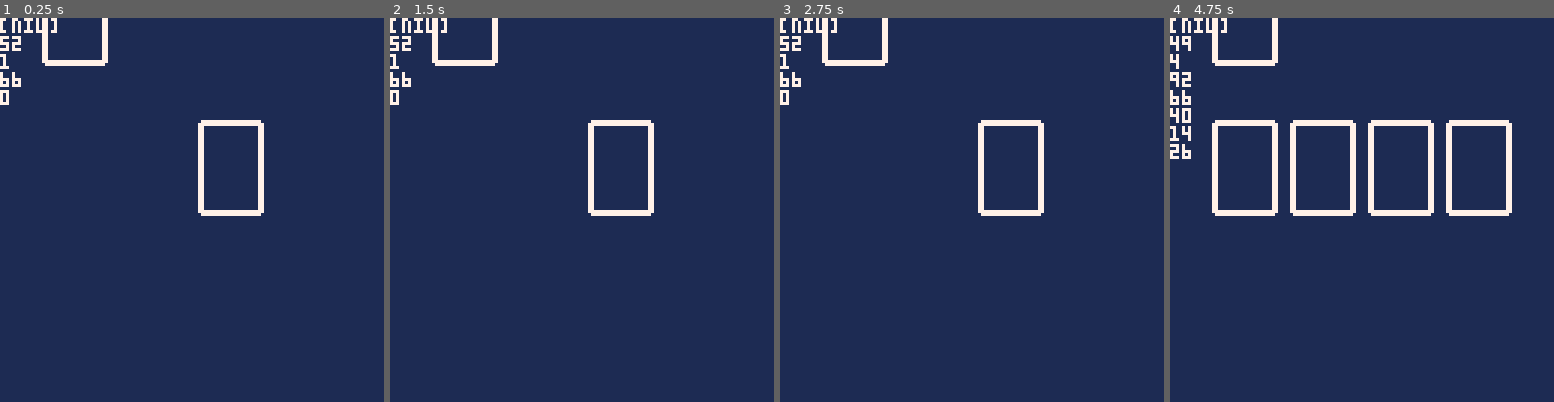
Above: before the commit, frames 1-4 (left to right).
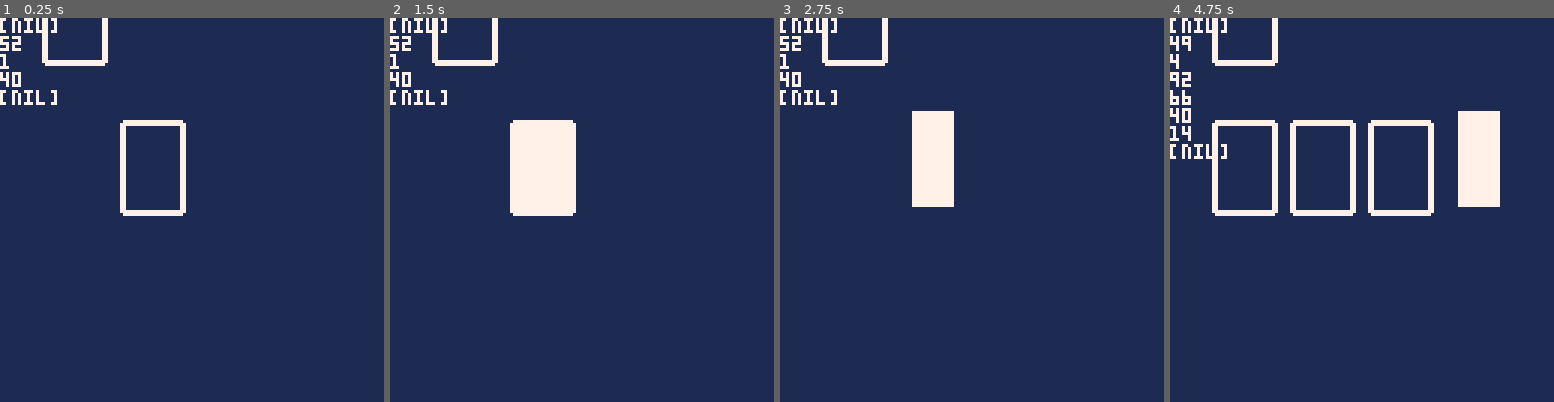
Above: after the commit, the same moments.

Repository: shen-sat/scoundrel
Game: PICO-8 cartridge game.p8
The game is run twice, just before and just after one commit, with the same random seed, the same clock (stepped at 60 frames per second) and the same inputs.
Inputs:
- Up to frame 1 (0.25 s): no input
- Up to frame 2 (1.5 s): tap O (Z key) at 0.7 s
- Up to frame 3 (2.75 s): tap O (Z key) at 1.7, 2.1, 2.5 s
- Up to frame 4 (4.75 s): tap O (Z key) every 0.4 s from 2.9 to 4.5 s; hold Left 3.08-3.58 s

The runs differ from the first frame. In frame 1, 2.7% of the frame differs, in the area x 0-69%, y 14-52%; in frame 2, 5.8%; in frame 3, 4.2%; in frame 4, 3.8%.

Commit message:
Press z to flip one card

Diff:
--- a/create_card.lua
+++ b/create_card.lua
@@ -10,12 +10,15 @@
     state_change_time = 0,
     update = function(self)
       local current_animation = self:animations()[self.state]
-      local frame_index = get_frame_index(current_animation,self.state_change_time,time)
+      local frame_index = get_frame_index(current_animation,self.state_change_time,current_time)
 
       if frame_index == self.frame_index then return end
 
       if frame_index > #current_animation:frames() then
-        self:set_state()
+        if self.state == 'flip' then self.facedown = (not self.facedown) end
+
+        self:set_state('idle')
+
       else
         self:set_frame_index(frame_index)
       end
@@ -30,7 +33,7 @@
       if new_state == self.state then return end
 
       self.frame_index = 1
-      self.state_change_time = time
+      self.state_change_time = current_time
 
       if new_state then
         self.state = new_state
@@ -65,6 +68,23 @@
             return { self.frame_1 }
           end,
           speed = 10,
+          loop = true,
+        },
+        flip = {
+          frame_1 = function()
+            rectfill(parent_x + 4,parent_y - 3,parent_x + (109 - 92),parent_y + (62 - 34),7)
+            rectfill(parent_x + (97 - 92),parent_y - 1,parent_x + (108 - 92),parent_y + (60 - 34),1)
+          end,
+          frame_2 = function()
+            rectfill(parent_x + (102 - 92),parent_y - 6,parent_x + (103 - 92),parent_y + (59 - 34),7)
+          end,
+          frame_3 = function()
+            rectfill(parent_x + 4,parent_y - 3,parent_x + (109 - 92),parent_y + (62 - 34),7)
+          end,
+          frames = function(self)
+            return { self.frame_1, self.frame_2, self.frame_3 }
+          end,
+          speed = 3,
           loop = false,
         }
       }
--- a/create_context.lua
+++ b/create_context.lua
@@ -4,8 +4,12 @@
     state = idle,
     y = y,
     x_points = {92,66,40,14},
-    cards = {create_card(66,y,'foo','bar')},
+    cards = {create_card(40,y,'foo','bar')},
     update = function(self)
+      for card in all(self.cards) do
+        card:update()
+      end
+
       if self:is_complete() then self:set_state('idle') end
 
       if self.state == 'deal' then self:deal() end
@@ -27,7 +31,6 @@
       return (result and self:is_full())
     end,
     deal = function(self)
-      counter += 1
       for i=1, #self.cards do
         local card_x = self.cards[i].x + flr(self.move_speed)
         if card_x > self.x_points[i] then
--- a/game.p8
+++ b/game.p8
@@ -47,7 +47,7 @@
   deck = create_deck(deck_x, deck_y, context)
 
   foo = nil
-  counter = 0
+  current_time = 0
   game.update = game_update
 end
 
@@ -56,9 +56,16 @@
     deck:set_state('deal')
     context:set_state('deal')
     game.update = deal_update
+  elseif btnp(4) then
+    local card = context.cards[1]
+    card:set_state('flip')
   end
+
+
+
   context:update()
   deck:update()
+  current_time += 1
 end
 
 function deal_update()
@@ -66,4 +73,5 @@
   context:update()
 
   if context:is_complete() then game.update = game_update end
+  current_time += 1
 end
Not shown, changed: TODO.txt
